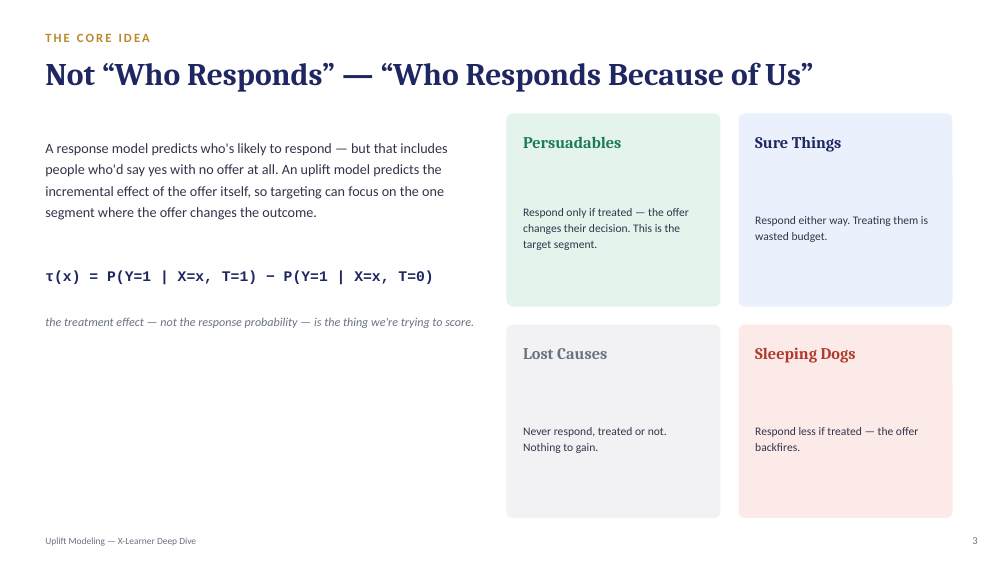
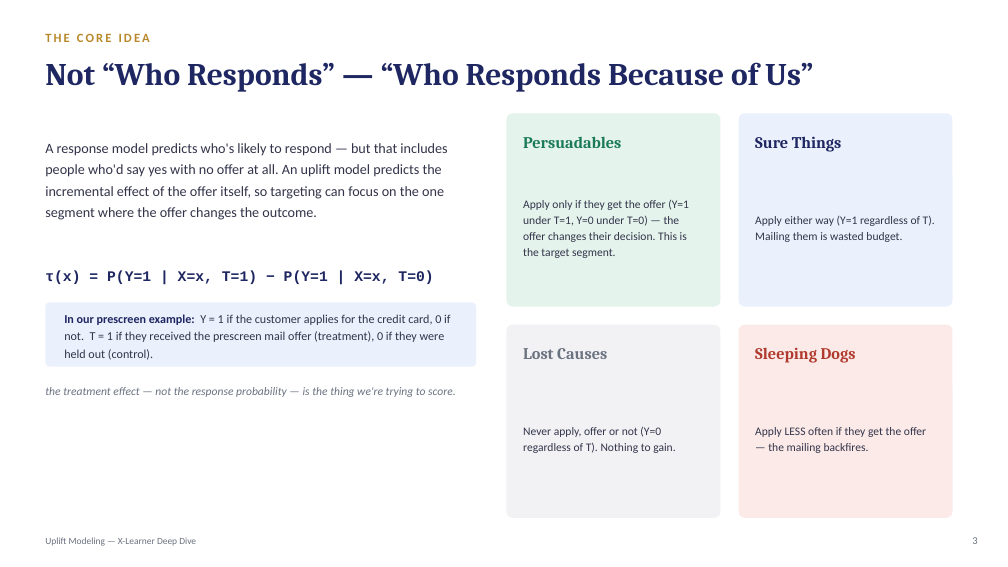
Before and after one commit to crystal1361/uplift-model, a slide deck: slide 3 of uplift_model_deck.pptx. Drawn at 1008x567 pixels with LibreOffice and Linux fonts; fonts in the diff are those of the drawing. Boxes give left, top, right and bottom in pixels: in the first picture for what was removed or moved away, otherwise in the second. Text is boxed around its words. In the diff, an @@ line names an element or a change of style, - is before the commit and + after.

```diff
--- a/uplift_model_deck.pptx
+++ b/uplift_model_deck.pptx
@@ text at (x1=523, y1=200, x2=689, y2=258): text changed @@
-Respond only if treated — the offer changes their decision. This is the target segment.
+Apply only if they get the offer (Y=1 under T=1, Y=0 under T=0) — the offer changes their decision. This is the target segment.
@@ text at (x1=755, y1=216, x2=935, y2=242): text changed @@
-Respond either way. Treating them is wasted budget.
+Apply either way (Y=1 regardless of T). Mailing them is wasted budget.
@@ rounded rectangle added at (x1=45, y1=302, x2=476, y2=367), fill #EAF0FC @@
@@ text added at (x1=64, y1=314, x2=450, y2=360), 11.5 pt, text #33344A @@
+In our prescreen example: Y = 1 if the customer applies for the credit card, 0 if not. T = 1 if they received the prescreen mail offer (treatment), 0 if they were held out (control).
@@ text "the treatment effect — not ..." moved from (x1=45, y1=317, x2=474, y2=328) to (x1=45, y1=387, x2=456, y2=397) @@
@@ text "the treatment effect — not ..." at (x1=45, y1=387, x2=456, y2=397): size 11.5 to 11 pt @@
@@ text at (x1=523, y1=427, x2=675, y2=453): text changed @@
-Never respond, treated or not. Nothing to gain.
+Never apply, offer or not (Y=0 regardless of T). Nothing to gain.
@@ text at (x1=755, y1=427, x2=926, y2=453): text changed @@
-Respond less if treated — the offer backfires.
+Apply LESS often if they get the offer — the mailing backfires.
```
Also in this commit, not shown: 5 other slides changed, 1 other file.
